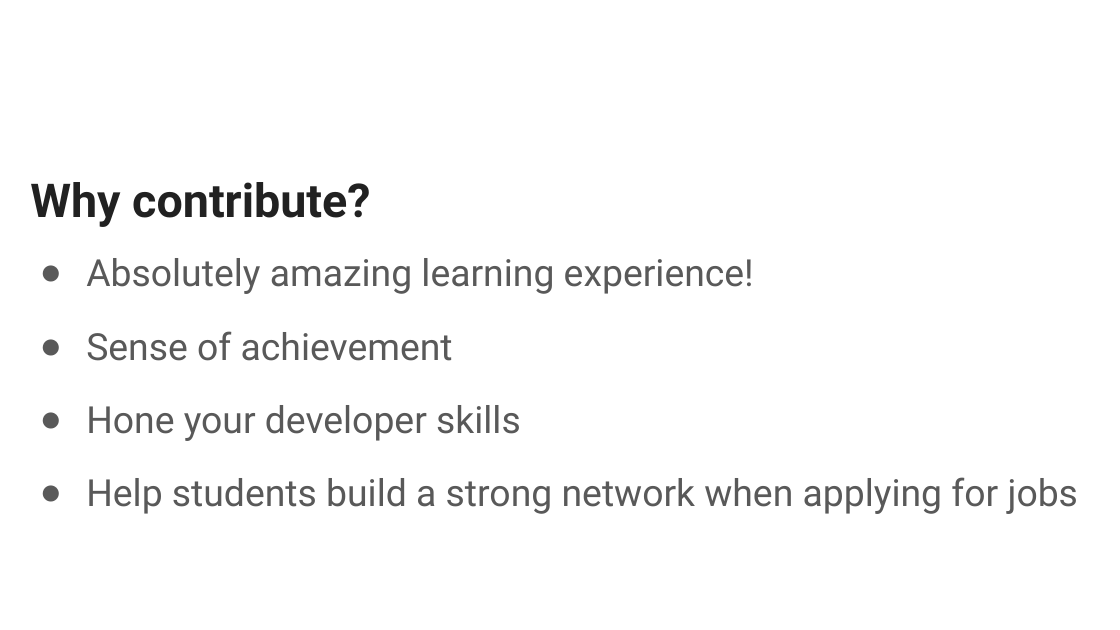
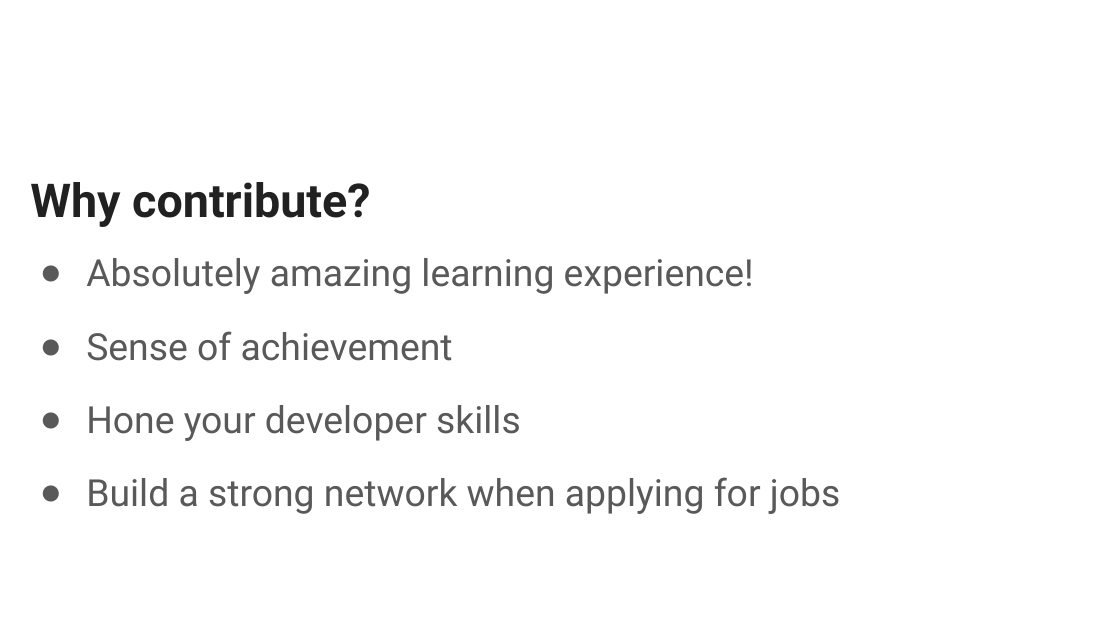
Before and after one commit to Sam1301/Talks, a slide deck: slide 5 of SoC session/SoC.pptx. Drawn at 1120x630 pixels with LibreOffice and Linux fonts; fonts in the diff are those of the drawing; background and template pictures are left out. Boxes give left, top, right and bottom in pixels: in the first picture for what was removed or moved away, otherwise in the second. Text is boxed around its words. In the diff, an @@ line names an element or a change of style, - is before the commit and + after.

```diff
--- a/SoC session/SoC.pptx
+++ b/SoC session/SoC.pptx
@@ text at [86,477,840,514]: text changed @@
-● Help students build a strong network when applying for jobs
+● Build a strong network when applying for jobs
```
Also in this commit, not shown: 1 other file.
